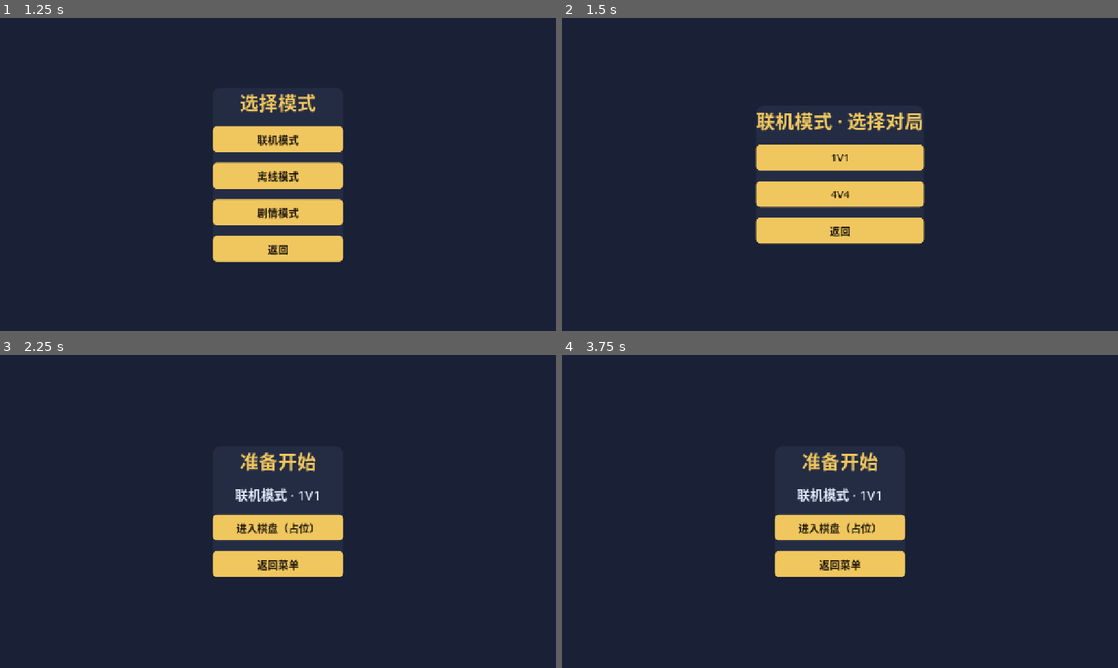
Above: before the commit, frames 1-4 (two rows, left to right).
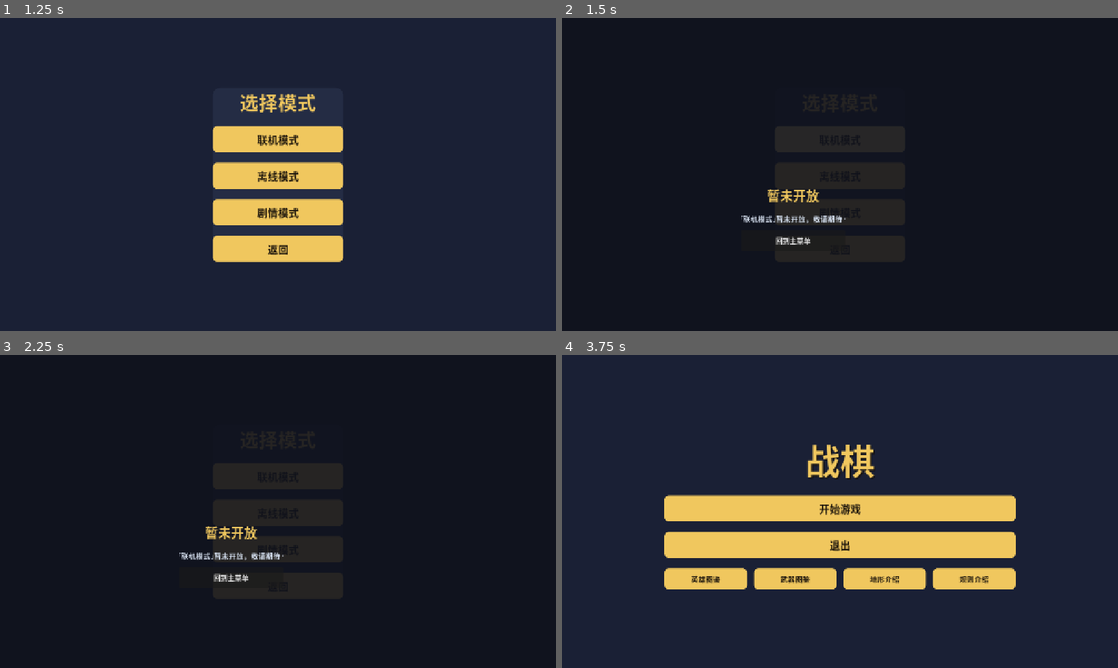
Above: after the commit, the same moments.

Repository: CBWZS-Cyber/zhanqi-godot
Game: Godot game, scene res://scenes/MainUI.tscn
Same seed, same stepped clock (60 frames per second), same inputs: the game is played once before the commit and once after it.
Inputs (mouse positions are in pixels of both pictures, inside the frame that each line leads up to):
- Up to frame 1 (1.25 s): click "开始游戏" at 0.5 s
- Up to frame 2 (1.5 s): click "联机模式" at 1.25 s
- Up to frame 3 (2.25 s): click (278, 495) at 2 s, where only the run before the commit has a clickable "1V1"
- Up to frame 4 (3.75 s): click (840, 549) at 2.75 s, where only the run after the commit has a clickable "剧情模式"; click (795, 577) at 3.5 s, where only the run after the commit has a clickable "回到主菜单"

Frame 1 is identical in both runs. In frame 2, 14% of the frame differs, in the area x 32-66%, y 28-76%; in frame 3, 10%; in frame 4, 15%, in the area x 18-82%, y 28-75%.

Commit message:
入口收敛：仅开放 离线→简单→1V1；联机/剧情/普通/困难/4V4 点击弹「暂未开放」提示层（含回到主菜单按钮）

Diff:
--- a/scripts/ui/main_ui.gd
+++ b/scripts/ui/main_ui.gd
@@ -47,20 +47,21 @@
 		cb2.add_theme_font_size_override("font_size", 17)
 		crow.add_child(cb2)
 	start_vbox.add_child(crow)
+	# 目前仅开放：离线 → 简单 → 1V1；其余入口点击弹“暂未开放”
 	_build_screen("mode", "选择模式", 44, false,
-		[["联机模式", Callable(self, "_on_online")],
+		[["联机模式", Callable(self, "_on_locked").bind("联机模式")],
 		 ["离线模式", Callable(self, "_on_offline")],
-		 ["剧情模式", Callable(self, "_on_story")]], "start")
+		 ["剧情模式", Callable(self, "_on_locked").bind("剧情模式")]], "start")
 	_build_screen("online", "联机模式 · 选择对局", 44, false,
-		[["1V1", Callable(self, "_on_battle").bind("online", "1v1")],
-		 ["4V4", Callable(self, "_on_battle").bind("online", "4v4")]], "mode")
+		[["1V1", Callable(self, "_on_locked").bind("联机 1V1")],
+		 ["4V4", Callable(self, "_on_locked").bind("联机 4V4")]], "mode")
 	_build_screen("diff", "离线模式 · 选择难度", 44, false,
 		[["简单", Callable(self, "_on_diff").bind("easy")],
-		 ["普通", Callable(self, "_on_diff").bind("normal")],
-		 ["困难", Callable(self, "_on_diff").bind("hard")]], "mode")
+		 ["普通", Callable(self, "_on_locked").bind("普通难度")],
+		 ["困难", Callable(self, "_on_locked").bind("困难难度")]], "mode")
 	_build_screen("offline", "离线模式 · 选择对局", 44, false,
 		[["1V1", Callable(self, "_on_battle").bind("offline", "1v1")],
-		 ["4V4", Callable(self, "_on_battle").bind("offline", "4v4")]], "diff")
+		 ["4V4", Callable(self, "_on_locked").bind("离线 4V4")]], "diff")
 	_build_result()
 
 	_show_panel("start")
@@ -404,3 +405,65 @@
 			var am: Dictionary = SE.DATA.get(aid, {})
 			out += "  [color=#c8f0c8]技能%d·%s[/color]：%s\n" % [i + 1, am.get("name", aid), am.get("desc", "")]
 	return out
+
+
+## ================= 未开放提示 =================
+var _locked_layer: Control = null
+
+func _on_locked(name: String) -> void:
+	_close_locked()
+	var layer := Panel.new()
+	layer.set_anchors_preset(Control.PRESET_FULL_RECT)
+	var sb := StyleBoxFlat.new()
+	sb.bg_color = Color(0.06, 0.07, 0.11, 0.9)
+	layer.add_theme_stylebox_override("panel", sb)
+	add_child(layer)
+	_locked_layer = layer
+	var cc := CenterContainer.new()
+	cc.set_anchors_preset(Control.PRESET_FULL_RECT)
+	layer.add_child(cc)
+	var card := Panel.new()
+	var cs := StyleBoxFlat.new()
+	cs.bg_color = Color(0.10, 0.12, 0.19, 0.97)
+	cs.set_corner_radius_all(16)
+	card.add_theme_stylebox_override("panel", cs)
+	card.custom_minimum_size = Vector2(520, 0)
+	cc.add_child(card)
+	var v := VBoxContainer.new()
+	v.add_theme_constant_override("separation", 16)
+	card.add_child(v)
+	var mg := MarginContainer.new()
+	mg.add_theme_constant_override("margin_left", 30)
+	mg.add_theme_constant_override("margin_right", 30)
+	mg.add_theme_constant_override("margin_top", 26)
+	mg.add_theme_constant_override("margin_bottom", 26)
+	v.add_child(mg)
+	var box := VBoxContainer.new()
+	box.add_theme_constant_override("separation", 14)
+	mg.add_child(box)
+	var t := Label.new()
+	t.text = "暂未开放"
+	t.horizontal_alignment = HORIZONTAL_ALIGNMENT_CENTER
+	t.add_theme_font_size_override("font_size", 30)
+	t.add_theme_color_override("font_color", Color(0.941, 0.780, 0.369))
+	box.add_child(t)
+	var d := Label.new()
+	d.text = "「%s」暂未开放，敬请期待。" % name
+	d.horizontal_alignment = HORIZONTAL_ALIGNMENT_CENTER
+	d.add_theme_font_size_override("font_size", 17)
+	d.add_theme_color_override("font_color", Color(0.82, 0.86, 0.92))
+	box.add_child(d)
+	var back := Button.new()
+	back.text = "回到主菜单"
+	back.custom_minimum_size = Vector2(240, 48)
+	back.pressed.connect(func():
+		_close_locked()
+		_on_to_menu())
+	var bc := CenterContainer.new()
+	bc.add_child(back)
+	box.add_child(bc)
+
+func _close_locked() -> void:
+	if _locked_layer != null and is_instance_valid(_locked_layer):
+		_locked_layer.queue_free()
+	_locked_layer = null
